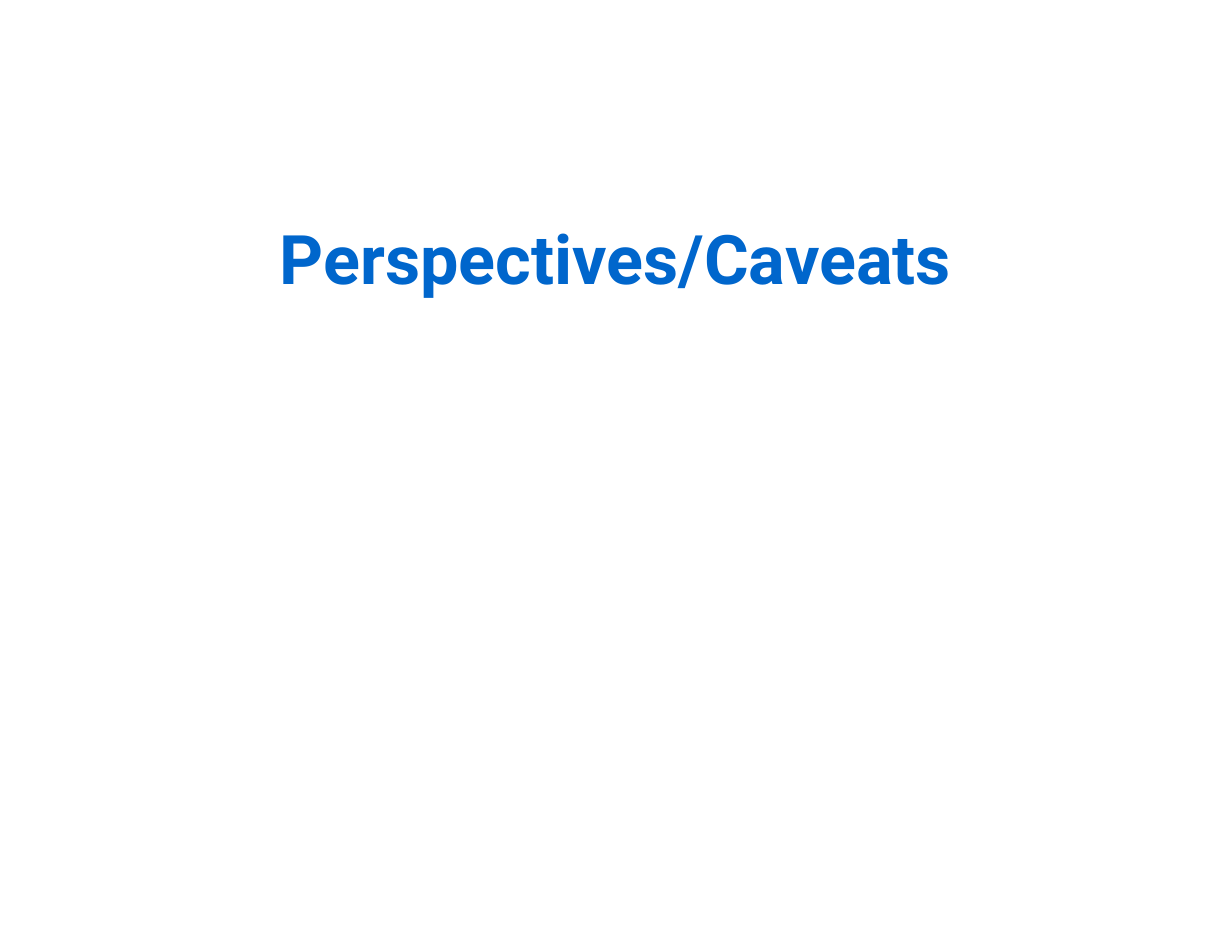
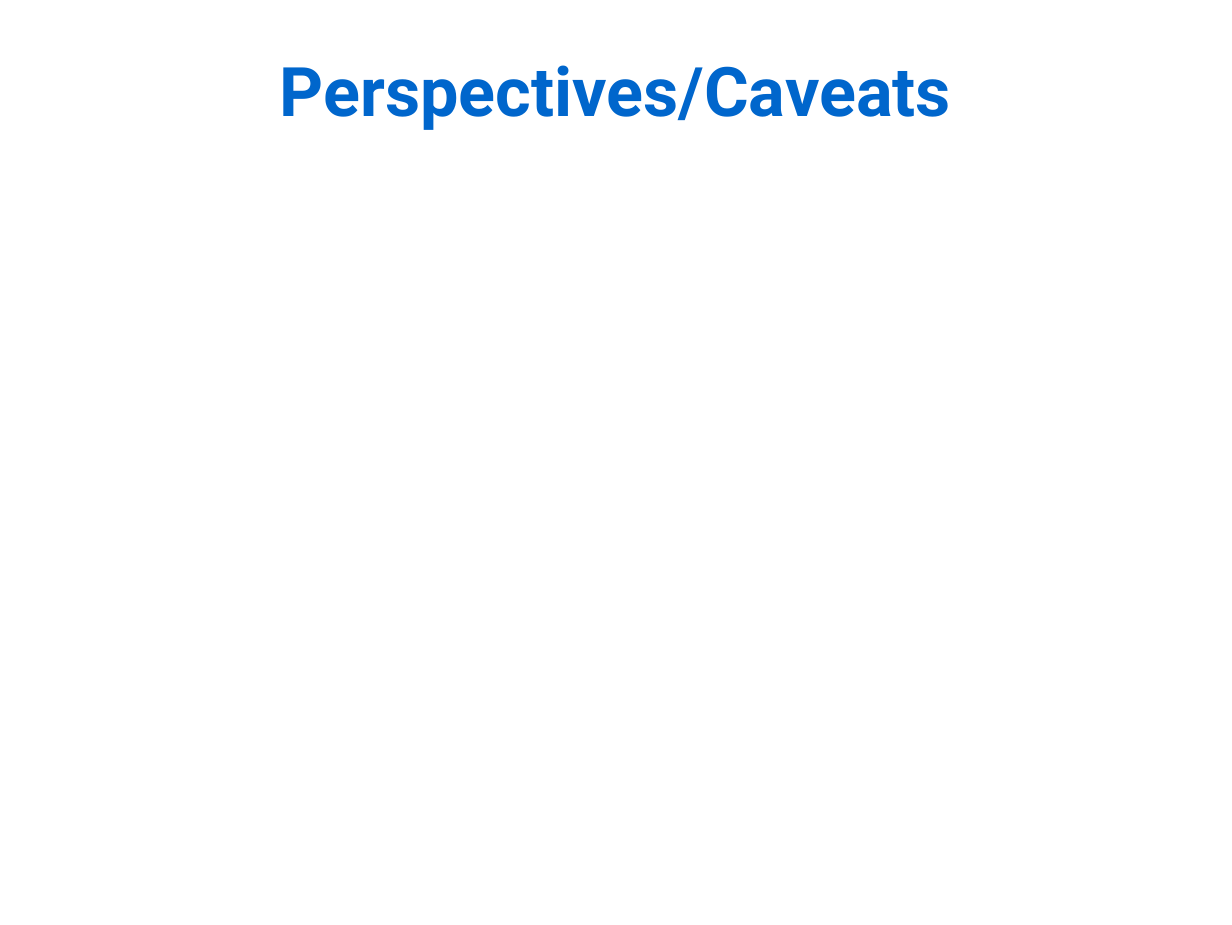
Before and after one commit to Rekyt/lynchlabpresentation2014, a slide deck: slide 11 of LabMeetingPresentation.odp. Drawn at 1232x925 pixels with LibreOffice and Linux fonts; fonts in the diff are those of the drawing. Boxes give left, top, right and bottom in pixels: in the first picture for what was removed or moved away, otherwise in the second. Text is boxed around its words. In the diff, an @@ line names an element or a change of style, - is before the commit and + after.

```diff
--- a/LabMeetingPresentation.odp
+++ b/LabMeetingPresentation.odp
@@ text "Perspectives/Caveats": place and size @@
-text "Perspectives/Caveats" at <box>280,233,951,298</box>
+text "Perspectives/Caveats" at <box>280,65,951,130</box>
```
Also in this commit, not shown: 8 other slides changed, 3 slides added, 3 slides removed.
